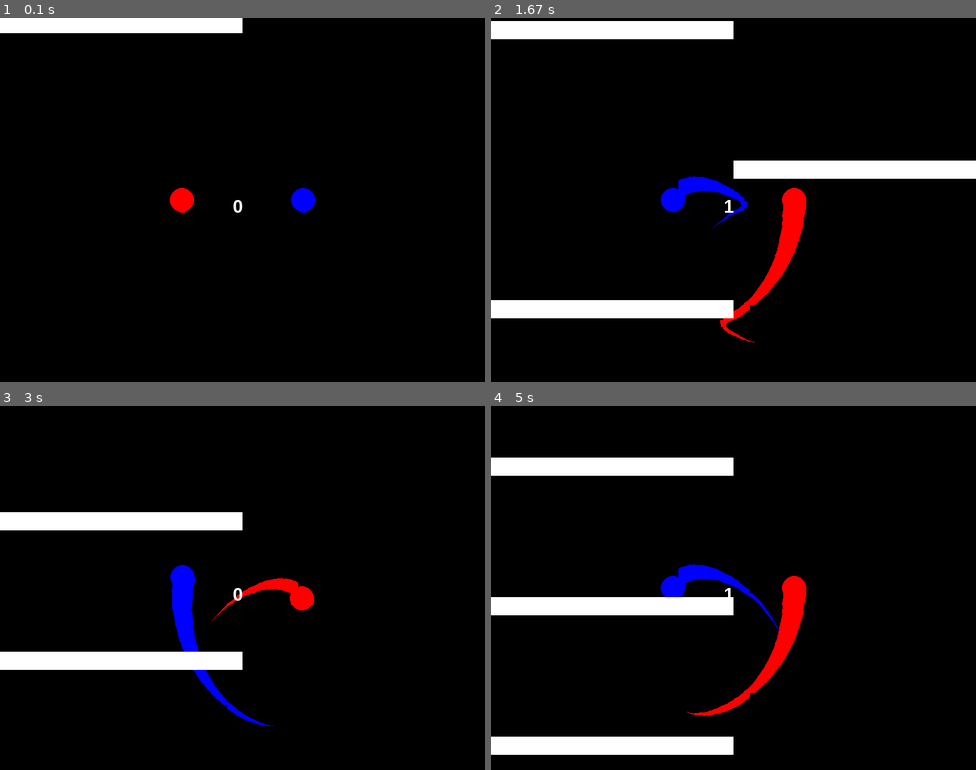
Above: before the commit, frames 1-4 (two rows, left to right).
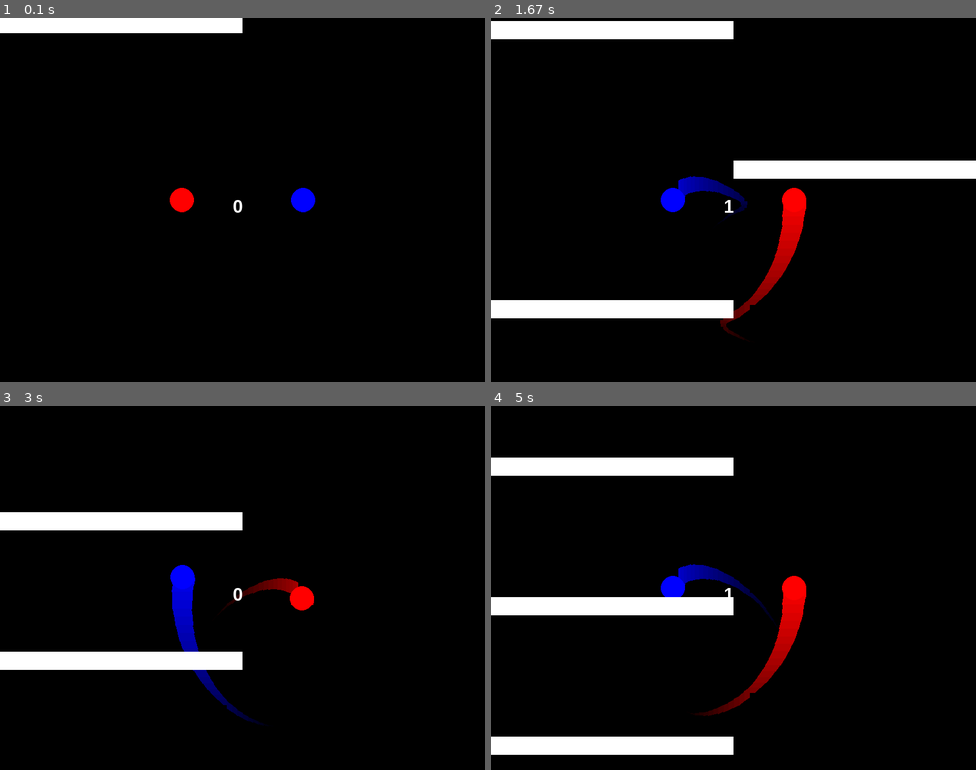
Above: after the commit, the same moments.

Repository: ycarowwww/atividades_backend_ifrn
Game: pygame game, started from 1Ano/JogoFimDeAno/duet.py
Same seed, same stepped clock (60 frames per second), same inputs: the game is played once before the commit and once after it.
Inputs:
- Up to frame 1 (0.1 s): no input
- Up to frame 2 (1.67 s): hold D 0.33-0.8 s; hold D 0.83-1.3 s; hold A from 1.33 s (still down)
- Up to frame 3 (3 s): release A at 1.87 s; hold A 1.9-2.3 s; hold D 2.33-2.97 s
- Up to frame 4 (5 s): hold A 3-3.47 s; hold D 3.5-3.97 s; hold D 4-4.47 s; hold A from 4.5 s (still down)

The runs differ from the first frame. In frame 1, less than 0.1% of the frame differs, in the area x 37-64%, y 53-54%; in frame 2, 1.5%; in frame 3, 1.3%; in frame 4, 1.6%, in the area x 38-65%, y 43-86%.

Commit message:
Traço do Player se "Desfaz"
PFA : Traço do Player agora vai se desfazendo e ficando mais escuro.

Diff:
--- a/1Ano/JogoFimDeAno/duet.py
+++ b/1Ano/JogoFimDeAno/duet.py
@@ -39,10 +39,13 @@
         self.draw(screen)
 
     def draw(self, screen: pg.Surface) -> None:
+        track_length: int = len(self.positions_track)
+        for line in range(1, track_length):
+            line_width: int = int(-2 * self.size / track_length * line + 2 * self.size)
+            line_color: list[int, int, int] = [-color / track_length * line + color for color in list(self.color)]
+            pg.draw.line(screen, line_color, self.positions_track[line-1], self.positions_track[line], line_width)
+
         pg.draw.circle(screen, self.color, self.position, self.size)
-
-        for line in range(1, len(self.positions_track)):
-            pg.draw.line(screen, self.color, self.positions_track[line-1], self.positions_track[line], int(-2 * self.size / len(self.positions_track) * line + 2 * self.size))
 
     def rotate_to_center(self, point: tuple[int, int], distance: int) -> None:
         self.position[0] = distance * cos(radians(self.angle)) + point[0]
